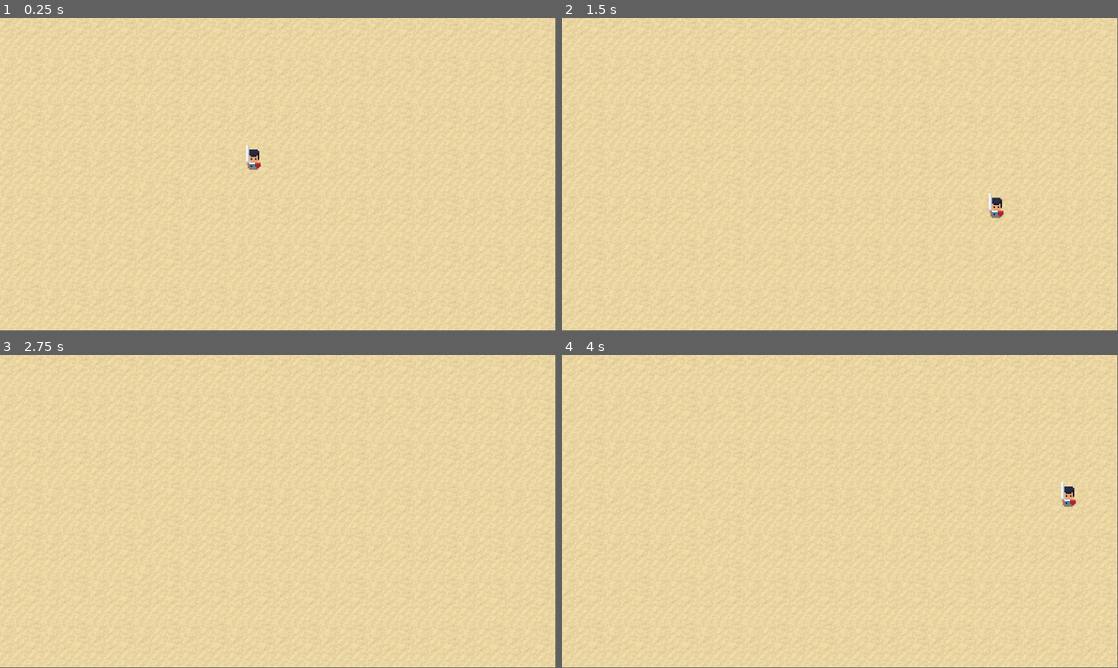
Above: before the commit, frames 1-4 (two rows, left to right).
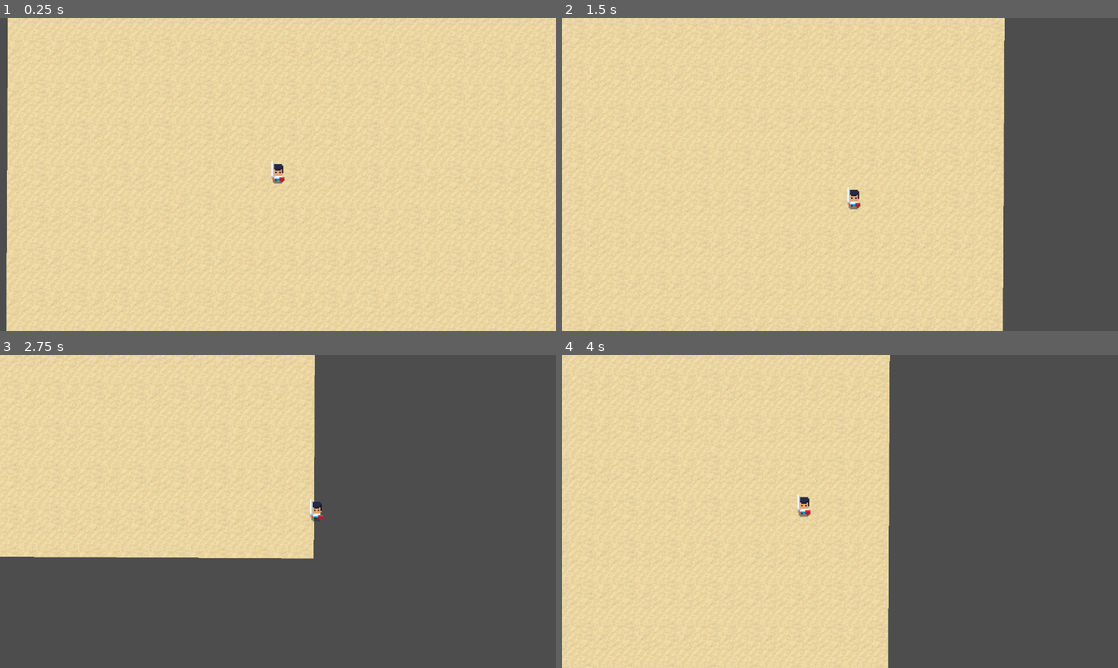
Above: after the commit, the same moments.

Repository: GazelleMag/MagalWarrior
Game: Godot game, scene res://scenes/level.tscn
The game is run twice, just before and just after one commit, with the same random seed, the same clock (stepped at 60 frames per second) and the same inputs.
Inputs:
- Up to frame 1 (0.25 s): no input
- Up to frame 2 (1.5 s): tap Enter at 0.5 s; hold D (right) 0.53-1.28 s; hold S (down) from 1.28 s (still down)
- Up to frame 3 (2.75 s): release S (down) at 2.03 s; hold D (right) from 2.03 s (still down)
- Up to frame 4 (4 s): release D (right) at 2.78 s; hold W (up) 2.78-3.53 s; hold A (left) from 3.53 s (still down)
In our replay, the window is 799x449 before the commit and 800x450 after it. These sizes can differ from the game's own. Grey fills any space a smaller window leaves; there, only what the larger window draws over its background counts as a difference.

The runs differ from the first frame. In frame 1, 2.3% of the frame differs, in the area x 0-100%, y 0-100%; in frame 2, 21%; in frame 3, 63%; in frame 4, 42%.

Commit message:
added look at camera

Diff:
--- a/project.godot
+++ b/project.godot
@@ -14,6 +14,11 @@
 run/main_scene="res://scenes/level.tscn"
 config/features=PackedStringArray("4.1", "Forward Plus")
 config/icon="res://icon.svg"
+
+[display]
+
+window/size/viewport_width=1280
+window/size/viewport_height=720
 
 [input]
 
--- a/scenes/level.tscn
+++ b/scenes/level.tscn
@@ -96,3 +96,6 @@
 
 [node name="Player" parent="." instance=ExtResource("3_w2dia")]
 position = Vector2(526, 294)
+
+[node name="Camera2D" type="Camera2D" parent="Player"]
+position_smoothing_enabled = true
--- a/scenes/player.tscn
+++ b/scenes/player.tscn
@@ -1,12 +1,37 @@
-[gd_scene load_steps=3 format=3 uid="uid://bq2pty2md6nxg"]
+[gd_scene load_steps=7 format=3 uid="uid://bq2pty2md6nxg"]
 
 [ext_resource type="Texture2D" uid="uid://b2m6ee63o1yr5" path="res://art/characters/Fighter/idle/idle down1.png" id="1_5pcqa"]
 [ext_resource type="Script" path="res://scenes/player.gd" id="1_ifjxo"]
+[ext_resource type="Texture2D" uid="uid://88oeggaxnx0f" path="res://art/characters/Fighter/idle/idle down2.png" id="3_uf0n7"]
+[ext_resource type="Texture2D" uid="uid://fanjreyfkfpg" path="res://art/characters/Fighter/idle/idle down3.png" id="4_o65vi"]
+[ext_resource type="Texture2D" uid="uid://cwnhmvfqm0rkm" path="res://art/characters/Fighter/idle/idle down4.png" id="5_kdsvu"]
+
+[sub_resource type="SpriteFrames" id="SpriteFrames_q2g0p"]
+animations = [{
+"frames": [{
+"duration": 1.0,
+"texture": ExtResource("1_5pcqa")
+}, {
+"duration": 1.0,
+"texture": ExtResource("3_uf0n7")
+}, {
+"duration": 1.0,
+"texture": ExtResource("4_o65vi")
+}, {
+"duration": 1.0,
+"texture": ExtResource("5_kdsvu")
+}],
+"loop": true,
+"name": &"default",
+"speed": 15.0
+}]
 
 [node name="Player" type="Node2D"]
 script = ExtResource("1_ifjxo")
 
-[node name="PlayerSprite" type="Sprite2D" parent="."]
+[node name="PlayerAnimation" type="AnimatedSprite2D" parent="."]
 texture_filter = 1
 scale = Vector2(3, 3)
-texture = ExtResource("1_5pcqa")
+sprite_frames = SubResource("SpriteFrames_q2g0p")
+frame = 3
+frame_progress = 0.79341
--- /dev/null
+++ b/scenes/player_animation.tscn
@@ -0,0 +1,30 @@
+[gd_scene load_steps=6 format=3 uid="uid://b7r0k2mobeq5q"]
+
+[ext_resource type="Texture2D" uid="uid://b2m6ee63o1yr5" path="res://art/characters/Fighter/idle/idle down1.png" id="1_48ewa"]
+[ext_resource type="Texture2D" uid="uid://88oeggaxnx0f" path="res://art/characters/Fighter/idle/idle down2.png" id="2_ma4nb"]
+[ext_resource type="Texture2D" uid="uid://fanjreyfkfpg" path="res://art/characters/Fighter/idle/idle down3.png" id="3_4dsbr"]
+[ext_resource type="Texture2D" uid="uid://cwnhmvfqm0rkm" path="res://art/characters/Fighter/idle/idle down4.png" id="4_u7cnk"]
+
+[sub_resource type="SpriteFrames" id="SpriteFrames_5p8rp"]
+animations = [{
+"frames": [{
+"duration": 1.0,
+"texture": ExtResource("1_48ewa")
+}, {
+"duration": 1.0,
+"texture": ExtResource("2_ma4nb")
+}, {
+"duration": 1.0,
+"texture": ExtResource("3_4dsbr")
+}, {
+"duration": 1.0,
+"texture": ExtResource("4_u7cnk")
+}],
+"loop": true,
+"name": &"default",
+"speed": 15.0
+}]
+
+[node name="PlayerAnimation" type="AnimatedSprite2D"]
+sprite_frames = SubResource("SpriteFrames_5p8rp")
+frame_progress = 0.59619
